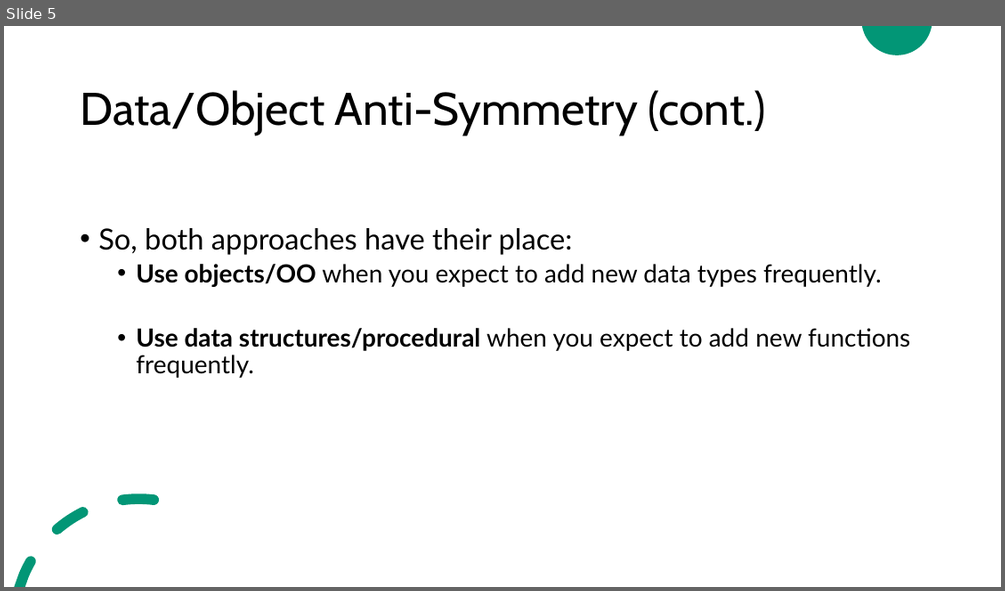
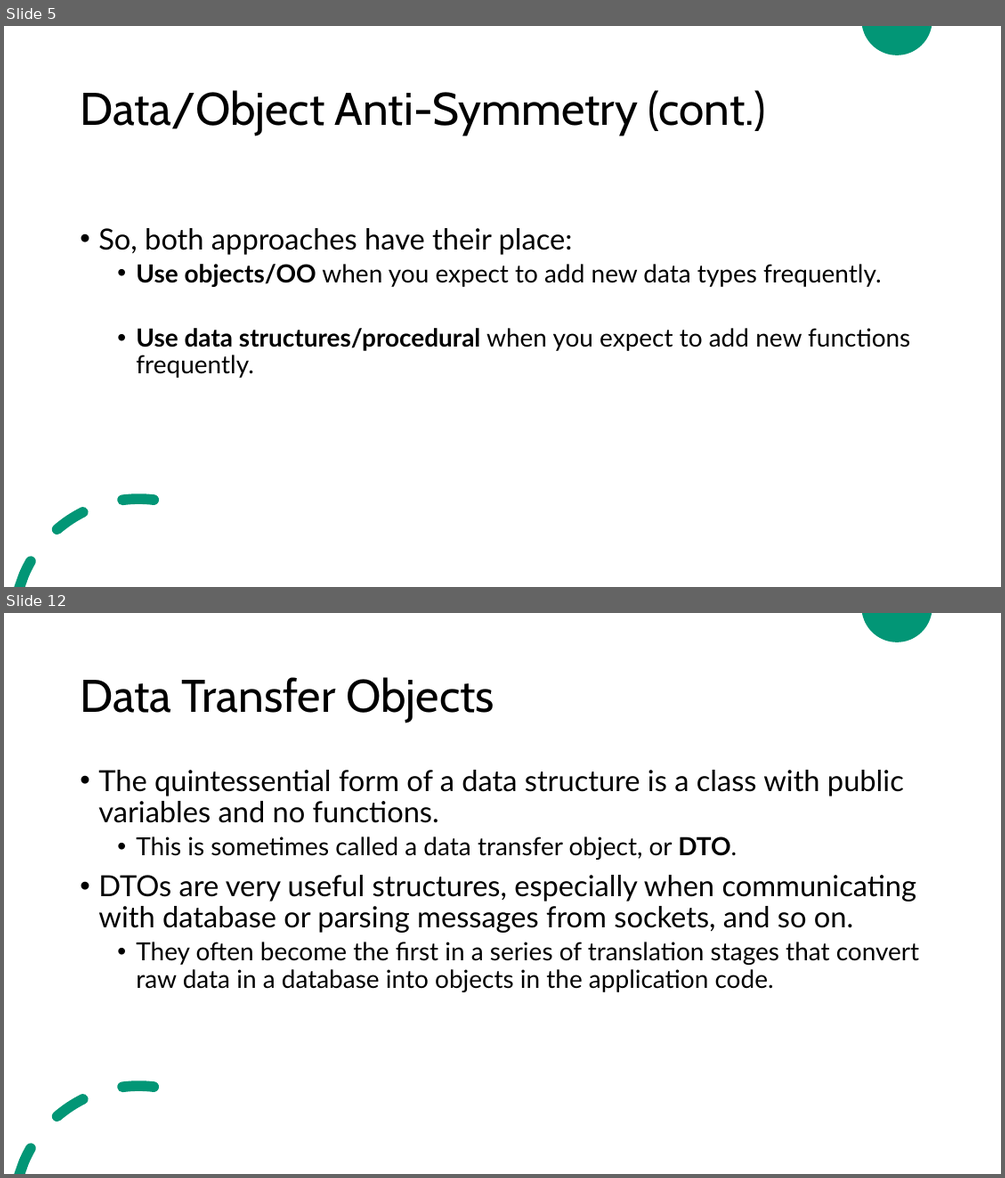
Before and after one commit to ZeinaZayed4/clean-code, a slide deck: Clean Code - Chapter 6.pptx. Shown one above the other, each under a label of ours: slide 5 before the commit, slides 5 and 12 after it; the slides between them are not shown. The pictures are 1005x591 and 1005x1178 pixels, drawn with LibreOffice and Linux fonts; fonts in the diff are those of the drawing. Boxes give left, top, right and bottom in pixels: in the first picture for what was removed or moved away, otherwise in the second. Text is boxed around its words. In the diff, an @@ line names an element or a change of style, - is before the commit and + after.

Commit message:
Update Clean Code - Chapter 6.pptx
Completed reading chapter 6 - objects and data structures

```diff
--- a/Clean Code - Chapter 6.pptx
+++ b/Clean Code - Chapter 6.pptx
@@ slide 12 added at <box>4,613,1001,1174</box>, background #FFFFFF; not listed: 2 template elements that a slide beside it also shows @@
@@ title added at <box>80,677,494,722</box>, 44 pt, text #000000 @@
+Data Transfer Objects
@@ text added at <box>98,770,919,992</box>, 28 pt, text #000000 @@
+• The quintessential form of a data structure is a class with public variables and no functions.
+  • This is sometimes called a data transfer object, or DTO.
+• DTOs are very useful structures, especially when communicating with database or parsing messages from sockets, and so on.
+  • They often become the first in a series of translation stages that convert raw data in a database into objects in the application code.
```
Also in this commit, not shown: 7 other slides added.
